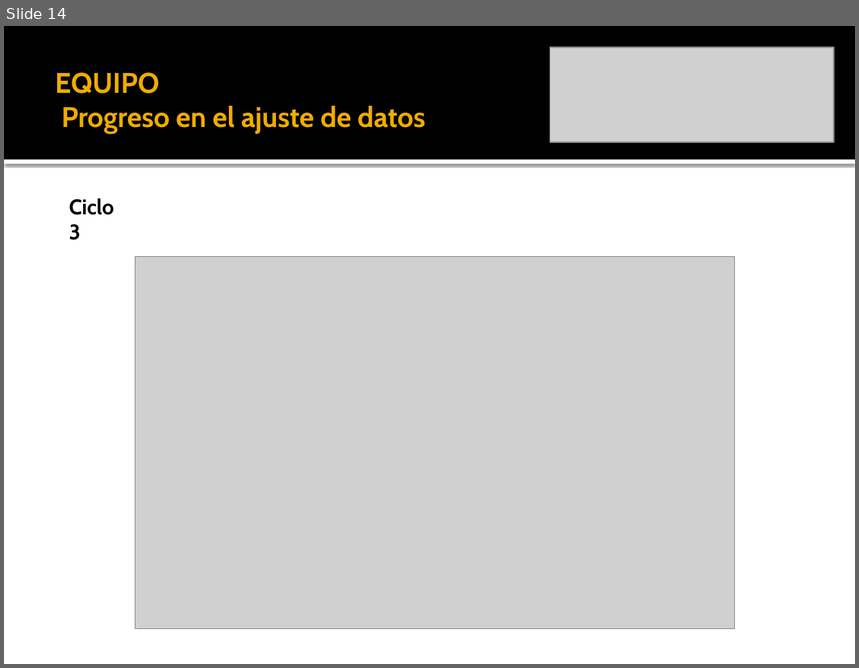
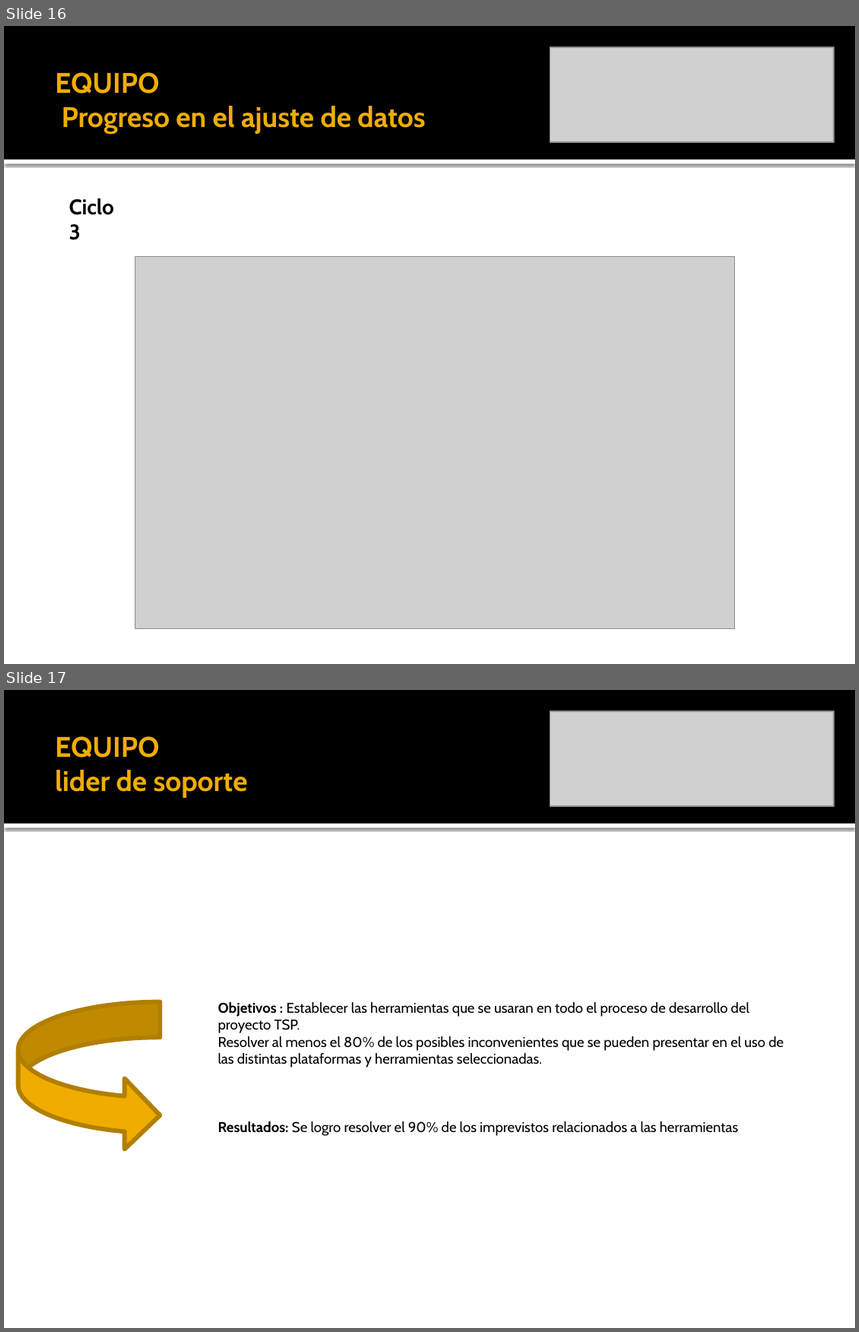
Before and after one commit to leseroth/ingenium-managment, a slide deck: CSOF5101 Ingeniera de Software/TSP/0330PostMortemTSPCiclo3.pptx. Shown one above the other, each under a label of ours: slide 14 before the commit, slides 16 and 17 after it. The pictures are 859x668 and 859x1332 pixels, drawn with LibreOffice and Linux fonts; fonts in the diff are those of the drawing; grey boxes stand for pictures. Boxes give left, top, right and bottom in pixels: in the first picture for what was removed or moved away, otherwise in the second. Text is boxed around its words. In the diff, an @@ line names an element or a change of style, - is before the commit and + after.

```diff
--- a/CSOF5101 Ingeniera de Software/TSP/0330PostMortemTSPCiclo3.pptx
+++ b/CSOF5101 Ingeniera de Software/TSP/0330PostMortemTSPCiclo3.pptx
@@ slide 17 added at [4, 690, 855, 1328], background #FFFFFF; not listed: 2 template elements that a slide beside it also shows @@
@@ picture added at [550, 711, 834, 806] @@
@@ title added at [55, 736, 248, 797], 24 pt, text #F0AD00, bold @@
+EQUIPO
+lider de soporte
@@ curved right arrow added at [18, 1002, 161, 1151], fill #F0AD00, outline #B28000 3.78 pt @@
@@ text added at [218, 1002, 784, 1136], 12 pt, text #000000 @@
+Objetivos : Establecer las herramientas que se usaran en todo el proceso de desarrollo del proyecto TSP.
+Resolver al menos el 80% de los posibles inconvenientes que se pueden presentar en el uso de las distintas plataformas y herramientas seleccionadas.
+Resultados: Se logro resolver el 90% de los imprevistos relacionados a las herramientas
@@ what was slide 14 is now slide 16 @@
```
Also in this commit, not shown: 7 slides changed, 2 other slides added.
